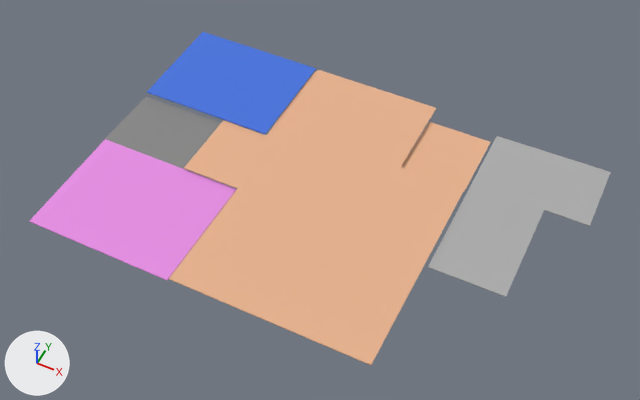
The FBX model Exit_OF/Exit_OFContent/HomeEScreen/home/homeCeiling.FBX: old version first, new version second.
The view is the same before and after, from a 50 mm lens placed at (2.31, -4.86, 6.95), pointed at (-0.17, 0.09, 0.76). Every picture has the same lights, and +X, +Y and +Z are marked at lower left. Where no turn or scale is listed for an object, it has been applied to the vertices.

Names of what the first picture shows: 'Line2098', 'Line2099', 'Line2100', 'Line2101', 'Line2102', 'Line2103'.
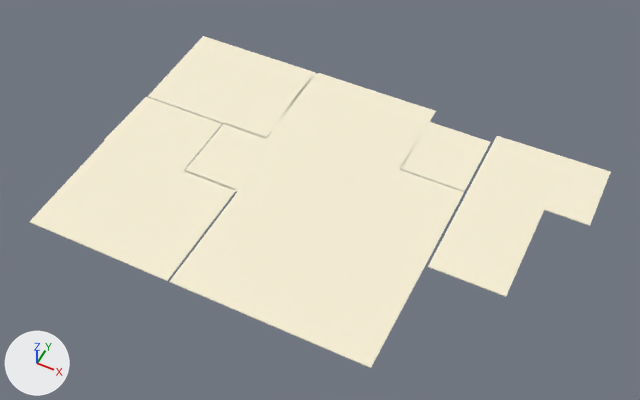
The edits, one by one:
Material '06 - Default' (mat_06___default) is new.
Its base color is (0.937, 0.871, 0.675) (white #f8f0d6).
Its roughness is 0.859.
Material '06 - Default.003' (mat_06___default_003) is new.
Its base color is (0.937, 0.871, 0.675) (white #f8f0d6).
Its roughness is 0.859.
Material '06 - Default.001' (mat_06___default_001) is new.
Its base color is (0.937, 0.871, 0.675) (white #f8f0d6).
Its roughness is 0.859.
Material '06 - Default.005' (mat_06___default_005) is new.
Its base color is (0.937, 0.871, 0.675) (white #f8f0d6).
Its roughness is 0.859.
Material '06 - Default.002' (mat_06___default_002) is new.
Its base color is (0.937, 0.871, 0.675) (white #f8f0d6).
Its roughness is 0.859.
Material '06 - Default.004' (mat_06___default_004) is new.
Its base color is (0.937, 0.871, 0.675) (white #f8f0d6).
Its roughness is 0.859.
me_mesh_003 has 8 vertices, 12 faces and spans x -0.707..0.702, y -0.559..0.559, z 0.0..0.01.
me_mesh_003 no longer uses material mat_21___default (blue #4572dd).
me_mesh_003 now uses material mat_06___default_003 (white #f8f0d6).
me_mesh_001 has 8 vertices, 12 faces and spans x -0.752..0.747, y -0.593..0.593, z 0.0..0.01.
me_mesh_001 no longer uses material mat_13___defaults (pink #e88ee5).
me_mesh_001 now uses material mat_06___default_001 (white #f8f0d6).
me_mesh has 32 vertices, 60 faces and spans x -1.09..1.41, y -1.65..1.39, z 0.0..0.01.
me_mesh no longer uses material mat_14___default (beige #e8b28e).
me_mesh now uses material mat_06___default (white #f8f0d6).
me_mesh_004 has 8 vertices, 12 faces and spans x -0.333..0.327, y -0.369..0.369, z 0.0..0.01.
me_mesh_004 no longer uses material mat_14___default (beige #e8b28e).
me_mesh_004 now uses material mat_06___default_004 (white #f8f0d6).
me_mesh_002 has 8 vertices, 12 faces and spans x -0.467..0.461, y -0.358..0.358, z 0.0..0.01.
me_mesh_002 no longer uses material mat_19___default (grey #878787).
me_mesh_002 now uses material mat_06___default_002 (white #f8f0d6).
me_mesh_005 has 12 vertices, 20 faces and spans x -0.62..0.52, y -1.2..0.65, z 0.0..0.01.
me_mesh_005 no longer uses material mat_17___default (grey #adadad).
me_mesh_005 now uses material mat_06___default_005 (white #f8f0d6).
Object 'Line2101' (ob_line2101) moves from (-1.707, 1.12, 0.84) to (-1.707, 1.12, 0.78).
Object 'Line2099' (ob_line2099) moves from (-1.662, -0.759, 0.788) to (-1.662, -0.759, 0.78).
Object 'Line2098' (ob_line2098) moves from (-0.399, 0.299, 0.822) to (-0.399, 0.299, 0.78).

Pixel boxes (x1, y1, x2, y2) of what changed, in the pictures (640 x 400 px):
'Line2098', recoloured, moved: before (169, 70, 465, 365); after (169, 73, 464, 368)
'Line2099', recoloured, moved: before (29, 139, 236, 280); after (29, 140, 236, 281)
'Line2103', recoloured (grey to white): (428, 136, 611, 297) in both
'Line2101', recoloured, moved: before (147, 32, 316, 134); after (148, 36, 316, 138)
'Line2100', recoloured (grey to white): (104, 96, 222, 170) in both
'Line2102', recoloured (beige to white): (400, 122, 491, 192) in both
